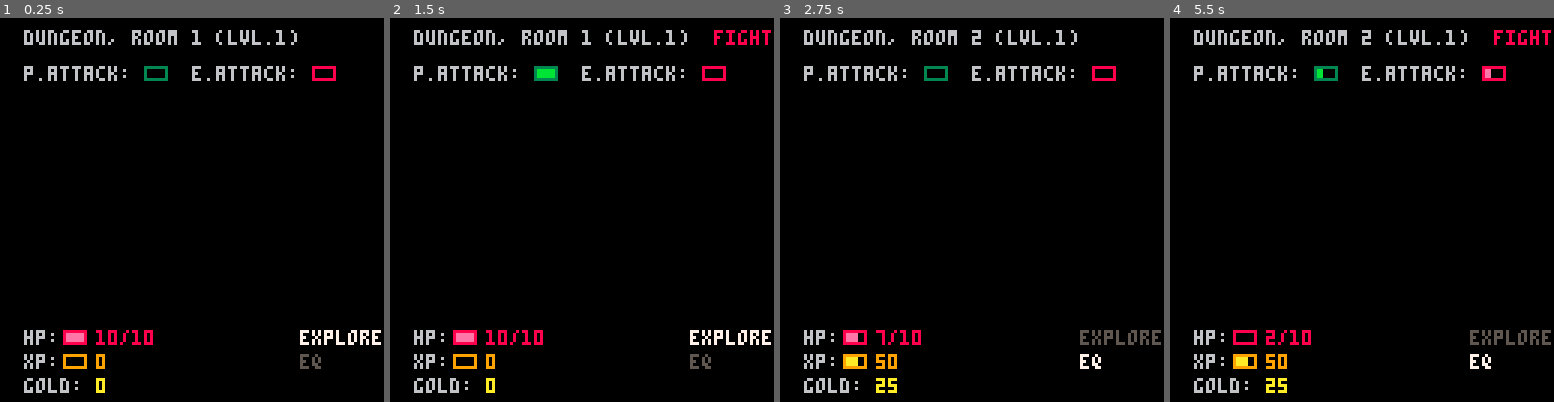
Above: before the commit, frames 1-4 (left to right).
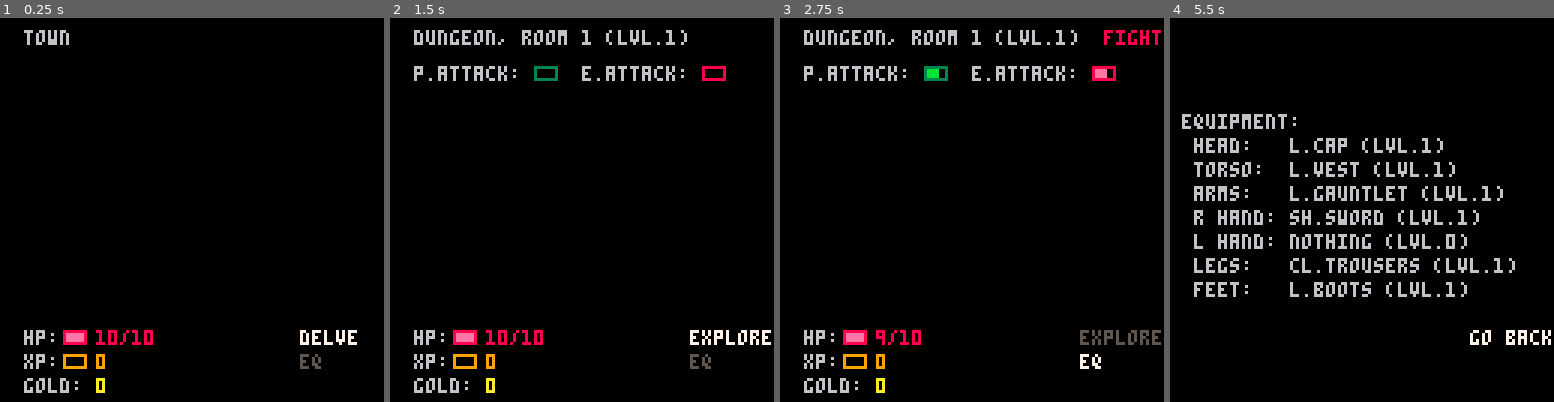
Above: after the commit, the same moments.

Repository: VedVid/IdleRPG
Game: PICO-8 cartridge idlerpg.p8
The game is run twice, just before and just after one commit, with the same random seed, the same clock (stepped at 60 frames per second) and the same inputs.
Inputs:
- Up to frame 1 (0.25 s): no input
- Up to frame 2 (1.5 s): tap X (X key) at 0.33, 1.07 s; tap O (Z key) at 0.7 s
- Up to frame 3 (2.75 s): hold Right 1.6-2.1 s; tap O (Z key) at 1.7, 2.1, 2.5 s; tap X (X key) at 1.85 s; hold Up 2.15-2.42 s; hold Right from 2.47 s (still down)
- Up to frame 4 (5.5 s): tap O (Z key) every 0.4 s from 2.9 to 5.3 s; tap X (X key) at 2.97, 4.08, 5.2 s; release Right at 3.03 s; hold Left 3.08-3.58 s; hold Down 3.63-3.97 s; hold Right 4.02-4.68 s; hold Up 4.73-5.03 s; hold Left from 5.08 s (still down)

The runs differ from the first frame. In frame 1, 2.3% of the frame differs, in the area x 6-100%, y 3-86%; in frame 2, 0.4%; in frame 3, 0.8%; in frame 4, 12%, in the area x 3-100%, y 3-98%.

Commit message:
Added simplest form of the town (game "hub"). From town, player can move to the dungeon, and when the whole dungeon has been explored, then player automatically goes to the town again, and the dungeon resets.

Diff:
--- a/idlerpg.p8
+++ b/idlerpg.p8
@@ -3,11 +3,13 @@
 __lua__
 function _init()
  button_chosen = 1
- game_buttons = make_game_menu()
+ dungeon_buttons = make_dungeon_menu()
+ town_buttons = make_town_menu()
  eq_buttons = make_eq_menu()
+ town = make_town()
  dungeon = make_dungeon()
- dungeon.current_room = 1
- game_place = "dungeon"
+ dungeon.current_room = 0
+ game_place = "town"
  game_fight = false
  game_scene = "main screen"
  player = make_player()
@@ -16,8 +18,9 @@
 
 function _update()
  calc_player_eq()
- enemy = dungeon.rooms[dungeon.current_room].enemy
-
+ if (game_place == "dungeon") then
+  enemy = dungeon.rooms[dungeon.current_room].enemy
+ end
  if game_scene == "main screen" then
   handle_main_screen()
  elseif game_scene == "eq" then
@@ -35,21 +38,36 @@
 end
 
 function handle_main_screen()
- if not game_fight then
-  restart_bar(player.attack_bar)
-  restart_bar(enemy.attack_bar)
- end
-
- if game_fight then
-  animate_bar(player.attack_bar)
-  animate_bar(enemy.attack_bar)
-  fight(player, enemy)
- end
-
- if (btnp(4)) then
+ if (game_place == "dungeon") then
   if not game_fight then
+   restart_bar(player.attack_bar)
+   restart_bar(enemy.attack_bar)
+  end
+
+  if game_fight then
+   animate_bar(player.attack_bar)
+   animate_bar(enemy.attack_bar)
+   fight(player, enemy)
+  end
+
+  if (btnp(4)) then
+   if not game_fight then
+    if button_chosen == 1 then
+     game_fight = true
+    elseif button_chosen == 2 then
+     button_chosen = 1
+     game_scene = "eq"
+    end
+   end
+  end
+ end
+
+ if (game_place == "town") then
+  if (btnp(4)) then
    if button_chosen == 1 then
-    game_fight = true
+    dungeon.current_room = 1
+    enemy = dungeon.rooms[dungeon.current_room].enemy
+    game_place = "dungeon"
    elseif button_chosen == 2 then
     button_chosen = 1
     game_scene = "eq"
@@ -64,7 +82,7 @@
   calc_static_bar(player.current_xp,
                   player.xp_to_lvl_up)
 
- choose_button(game_buttons, "v")
+ choose_button(dungeon_buttons, "v")
 end
 
 function handle_eq_screen()
@@ -224,6 +242,12 @@
    player.current_xp += enemy.xp
    player.gold += enemy.gold
    dungeon.current_room += 1
+   if (dungeon.current_room > dungeon.length) then
+    dungeon.current_room = 0
+    enemy = nil
+    dungeon = make_dungeon()
+    game_place = "town"
+  end
    all_alive = false
   end
  end
@@ -250,7 +274,7 @@
  return button
 end
 
-function make_game_menu()
+function make_dungeon_menu()
  local buttons = {}
  local explore_button = make_button(
   100, 104, "explore")
@@ -261,6 +285,17 @@
  return buttons
 end
 
+function make_town_menu()
+ local buttons = {}
+ local explore_button = make_button(
+  100, 104, "delve")
+ add(buttons, explore_button)
+ local eq_button = make_button(100,
+  112, "eq")
+ add(buttons, eq_button)
+ return buttons
+end
+
 function draw_buttons(buttons)
  for i = 1, #buttons do
   col = 5
@@ -305,15 +340,21 @@
 
 -->8
 function draw_main_scene()
- print(game_place..", room "..dungeon.current_room.." (lvl."..dungeon.level..")",
-  8, 4, 6)
- if game_fight then
-  print("fight", 108, 4, 8)
- end
- print("p.attack:", 8, 16, 6)
- draw_bar(player.attack_bar, 48, 16)
- print("e.attack:", 64, 16, 6)
- draw_bar(enemy.attack_bar, 104, 16)
+ if (game_place == "dungeon") then
+  print(game_place..", room "..dungeon.current_room.." (lvl."..dungeon.level..")",
+   8, 4, 6)
+  print("p.attack:", 8, 16, 6)
+  draw_bar(player.attack_bar, 48, 16)
+  print("e.attack:", 64, 16, 6)
+  draw_bar(enemy.attack_bar, 104, 16)
+  if game_fight then
+   print("fight", 108, 4, 8)
+  end
+  draw_buttons(dungeon_buttons)
+ elseif (game_place == "town") then
+  print(game_place, 8, 4, 6)
+  draw_buttons(town_buttons)
+ end
 
  print("hp: ", 8, 104, 6)
  draw_bar(player.hp_bar, 21, 104)
@@ -323,8 +364,6 @@
  print(player.current_xp, 32, 112, 9)
  print("gold: ", 8, 120, 6)
  print(player.gold, 32, 120, 10)
-
-draw_buttons(game_buttons)
 end
 
 function draw_eq_screen()
@@ -336,10 +375,10 @@
  local dungeon = {}
  dungeon.name = "dungeon"
  dungeon.level = 1
+ dungeon.length = 3
  dungeon.current_room = 1
  local rooms = {}
- local length = 5
- for i=1, length do
+ for i=1, dungeon.length do
   local room = {}
   room.enemy = make_enemy()
   add(rooms, room)
@@ -348,6 +387,11 @@
  return dungeon
 end
 
+function make_town()
+ local town = {}
+ town.name = "town"
+ return town
+end
 __gfx__
 00000000999999999999999999999999999999998888888888888888888888888888888833333333333333333333333333333333000000000000000000000000
 00000000900000099aa000099aaaa0099aaaaaa9800000088ee000088eeee0088eeeeee8300000033bb000033bbbb0033bbbbbb3000000000000000000000000
